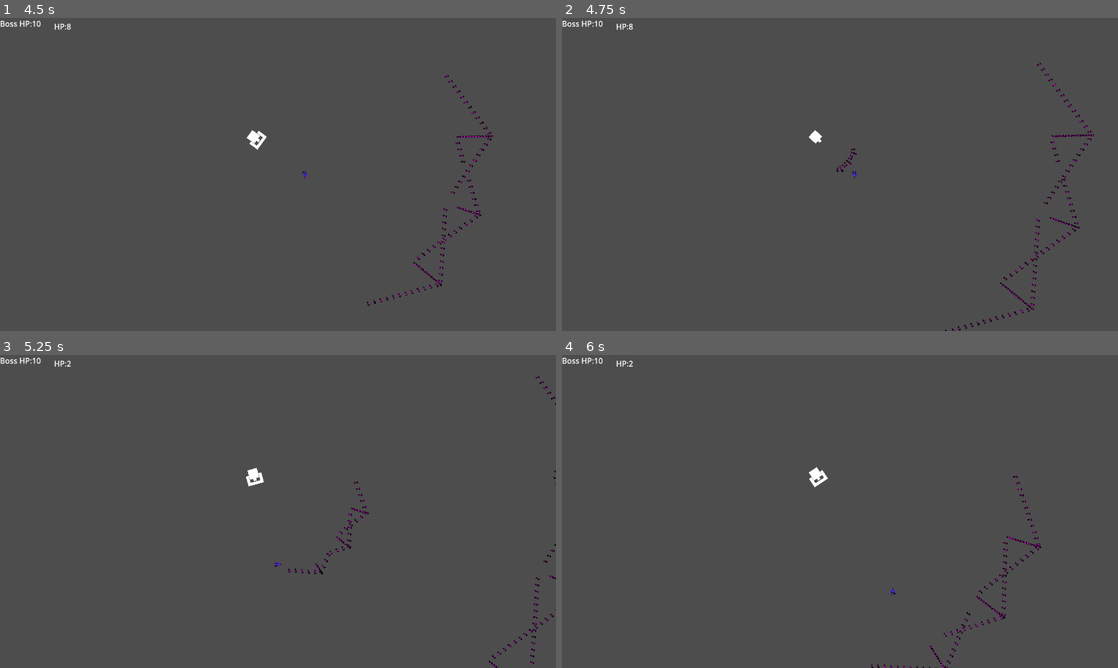
Above: before the commit, frames 1-4 (two rows, left to right).
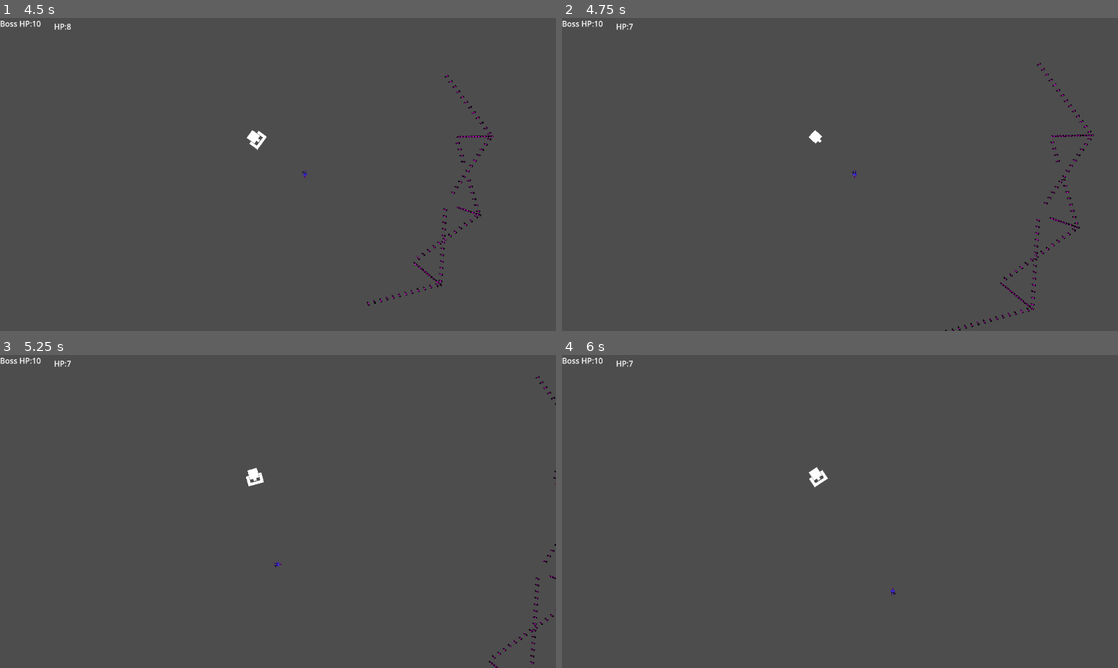
Above: after the commit, the same moments.

Repository: ConquestM/TANKG
Game: Godot game, scene res://Level.tscn
The game is run twice, just before and just after one commit, with the same random seed, the same clock (stepped at 60 frames per second) and the same inputs.
Inputs (mouse positions are in pixels of both pictures, inside the frame that each line leads up to):
- Up to frame 1 (4.5 s): tap Enter at 0.5 s; move the mouse to (400, 158) at 0.52 s; hold Right (ui_right) 0.53-1.28 s; hold Shift (dash) 0.53-1.28 s; move the mouse to (166, 190) at 1.27 s; hold Down (ui_down) 1.28-2.03 s; tap Shift (dash) at 1.35, 2.85, 4.35 s; tap Space at 2 s; move the mouse to (333, 105) at 2.02 s; hold Right (ui_right) 2.03-2.78 s; hold Shift (dash) 2.03-2.78 s; move the mouse to (250, 237) at 2.77 s; hold Up (ui_up) 2.78-3.53 s; move the mouse to (444, 221) at 3.52 s; hold Shift (dash) 3.53-4.28 s; hold Left (ui_left) from 3.53 s (still down); move the mouse to (111, 127) at 4.27 s
- Up to frame 2 (4.75 s): keep holding Left (ui_left)
- Up to frame 3 (5.25 s): move the mouse to (305, 511) at 5.02 s; release Left (ui_left) at 5.03 s; hold Down (ui_down) from 5.03 s (still down); hold Shift (dash) from 5.03 s (still down)
- Up to frame 4 (6 s): move the mouse to (756, 433) at 5.77 s; release Down (ui_down) at 5.78 s; release Shift (dash) at 5.78 s; hold Right (ui_right) from 5.78 s (still down); tap Shift (dash) at 5.85 s

Frame 1 is identical in both runs. In frame 2, less than 0.1% of the frame differs, in the area x 12-53%, y 1-50%; in frame 3, 0.2%; in frame 4, 0.4%, in the area x 12-87%, y 1-100%.

Commit message:
hit box added

Diff:
--- a/BOss1.tscn
+++ b/BOss1.tscn
@@ -16,7 +16,7 @@
 	$Firetimer.start()
 
 func _process(_delta):
-	look_at(get_node(\"/root/Map/PLayer\").global_position)
+	look_at(get_node(\"/root/Map/Player\").global_position)
 
 
 func _on_firetimer_timeout():
@@ -48,7 +48,7 @@
 		$Area2D/Hitbox.disabled = true
 		$Firetimer.start()
 		$Weaktimer.start()
-		Attack = 1
+		Attack = 0
 func _on_weaktimer_timeout():
 	$Area2D.set_visible(true)
 	$Area2D/Hitbox.disabled = false
--- /dev/null
+++ b/Bossbullethitbox.gd
@@ -0,0 +1,11 @@
+extends Area2D
+
+
+# Called when the node enters the scene tree for the first time.
+func _ready():
+	pass # Replace with function body.
+
+
+# Called every frame. 'delta' is the elapsed time since the previous frame.
+func _process(_delta):
+	pass
--- /dev/null
+++ b/Bossbullethitbox.tscn
@@ -0,0 +1,12 @@
+[gd_scene load_steps=3 format=3 uid="uid://dgpm0085oscmx"]
+
+[ext_resource type="Script" path="res://Bossbullethitbox.gd" id="1_2gi1m"]
+
+[sub_resource type="RectangleShape2D" id="RectangleShape2D_fjwph"]
+size = Vector2(473, 3)
+
+[node name="Area2D" type="Area2D"]
+script = ExtResource("1_2gi1m")
+
+[node name="CollisionShape2D" type="CollisionShape2D" parent="."]
+shape = SubResource("RectangleShape2D_fjwph")
--- a/Bullet.tscn
+++ b/Bullet.tscn
@@ -1,6 +1,7 @@
-[gd_scene load_steps=4 format=3 uid="uid://ccuc8cahwt677"]
+[gd_scene load_steps=5 format=3 uid="uid://ccuc8cahwt677"]
 
 [ext_resource type="Script" path="res://scripts/bullet.gd" id="1_b368j"]
+[ext_resource type="PackedScene" uid="uid://dgpm0085oscmx" path="res://Bossbullethitbox.tscn" id="2_vnou6"]
 [ext_resource type="Texture2D" uid="uid://daf3wndrrrwd3" path="res://assets/frame0001.png" id="2_x4ief"]
 
 [sub_resource type="RectangleShape2D" id="RectangleShape2D_qa21a"]
@@ -8,6 +9,7 @@
 
 [node name="Bullet" type="Area2D"]
 script = ExtResource("1_b368j")
+explosion_scene = ExtResource("2_vnou6")
 
 [node name="CollisionShape2D" type="CollisionShape2D" parent="."]
 position = Vector2(-1.75, 0.5)
--- a/Level.tscn
+++ b/Level.tscn
@@ -6,6 +6,9 @@
 [ext_resource type="PackedScene" uid="uid://btij6l30ipepu" path="res://Turret.tscn" id="4_4wdna"]
 
 [node name="Map" type="Node2D"]
+
+[node name="Camera2D" type="Camera2D" parent="."]
+position = Vector2(576, 324)
 
 [node name="CanvasLayer" type="CanvasLayer" parent="."]
 script = ExtResource("1_lcthp")
@@ -23,11 +26,8 @@
 [node name="BOss1" parent="." instance=ExtResource("2_17prt")]
 position = Vector2(525, 246)
 
-[node name="PLayer" parent="." instance=ExtResource("3_j6vdm")]
+[node name="Player" parent="." instance=ExtResource("3_j6vdm")]
 position = Vector2(576, 324)
 
 [node name="Turret" parent="." instance=ExtResource("4_4wdna")]
 position = Vector2(575, 325)
-
-[node name="Camera2D" type="Camera2D" parent="."]
-position = Vector2(576, 324)
--- a/Map.tscn
+++ /dev/null
@@ -1,18 +0,0 @@
-[gd_scene load_steps=4 format=3 uid="uid://da6hll3lnxv8n"]
-
-[ext_resource type="PackedScene" uid="uid://c27rlmxl5mmbk" path="res://Boss1.tscn" id="1_44r17"]
-[ext_resource type="Script" path="res://scripts/Map.gd" id="1_ohdfg"]
-[ext_resource type="PackedScene" uid="uid://cou1mvn4ls013" path="res://Player.tscn" id="2_ohlcj"]
-
-
-[node name="Map" type="Node2D"]
-script = ExtResource("1_ohdfg")
-
-[node name="BOss1" parent="." instance=ExtResource("1_44r17")]
-position = Vector2(575, 324)
-
-[node name="PLayer" parent="." instance=ExtResource("2_ohlcj")]
-position = Vector2(490, 329)
-
-[node name="Camera2D" type="Camera2D" parent="."]
-position = Vector2(576, 324)
--- a/Player.tscn
+++ b/Player.tscn
@@ -12,9 +12,6 @@
 script = ExtResource("1_d284k")
 bullet_scene = ExtResource("2_6qqvt")
 metadata/Player = false
-
-[node name="BulletSpawn" type="Node2D" parent="."]
-position = Vector2(78, 0)
 
 [node name="CollisionShape2D" type="CollisionShape2D" parent="."]
 position = Vector2(0, 1)
--- a/Turret.tscn
+++ b/Turret.tscn
@@ -2,7 +2,6 @@
 
 [ext_resource type="Script" path="res://scripts/turret.gd" id="1_jcj7l"]
 [ext_resource type="PackedScene" uid="uid://ccuc8cahwt677" path="res://Bullet.tscn" id="2_6u6vq"]
-
 
 [node name="Turret" type="Node2D"]
 script = ExtResource("1_jcj7l")
--- a/scripts/Megabullet.gd
+++ b/scripts/Megabullet.gd
@@ -11,7 +11,7 @@
 func _on_meiosis_timeout():
 	var megabulletb = megabulletb_scene	.instantiate()
 	add_sibling(megabulletb)
-	megabulletb.global_position =global_position
+	megabulletb.global_position = global_position
 	megabulletb.rotation = global_rotation
 
 	var megabullet2b = megabulletb_scene.instantiate()
@@ -38,11 +38,9 @@
 		queue_free()
 	if area.has_meta("Player") and not friendly:
 		global.HP -= 1
-		print("pd")
 		queue_free()
 	if area.has_meta("Boss") and friendly:
 		global.BossHP -= 1
-		print("bd")
 		queue_free()
 func _on_Apoptosis_timeout():
 	queue_free()
--- a/scripts/Megabullet2.gd
+++ b/scripts/Megabullet2.gd
@@ -20,9 +20,7 @@
 		queue_free()
 	if area.has_meta("Player") and not friendly:
 		global.HP -= 1
-		print("pd")
 		queue_free()
 	if area.has_meta("Boss") and friendly:
 		global.BossHP -= 1
-		print("bd")
 		queue_free()
--- a/scripts/Megabulletb.gd
+++ b/scripts/Megabulletb.gd
@@ -35,9 +35,7 @@
 		queue_free()
 	if area.has_meta("Player") and not friendly:
 		global.HP -= 2
-		print("pd")
 		queue_free()
 	if area.has_meta("Boss") and friendly:
 		global.BossHP -= 1
-		print("bd")
 		queue_free()
--- a/scripts/bullet.gd
+++ b/scripts/bullet.gd
@@ -1,5 +1,5 @@
 extends Area2D
-
+@export var explosion_scene: PackedScene
 @onready var global = get_node("/root/global")
 
 var speed = 500
@@ -8,7 +8,11 @@
 var friendly = false
 # Called when the node enters the scene tree for the first time.
 func _ready():
-	pass # Replace with function body.
+	if not friendly:
+		var hitbox = explosion_scene.instantiate()
+		hitbox.global_position = get_node("/root/Map/Player").global_position
+		hitbox.rotation = rotation+1.5
+		add_sibling(hitbox)
 
 
 # Called every frame. 'delta' is the elapsed time since the previous frame.
@@ -22,9 +26,8 @@
 		queue_free()
 	if area.has_meta("Player") and not friendly:
 		global.HP -= 1
-		print("pd")
 		queue_free()
 	if area.has_meta("Boss") and friendly:
 		global.BossHP -= 1
-		print("bd")
 		queue_free()
+	#if area.has_meta("Boss") and not friendly:
--- a/scripts/player.gd
+++ b/scripts/player.gd
@@ -59,9 +59,9 @@
 			rotation_degrees = 135
 	move_and_slide()
 	global_position.x = clamp(global_position.x, 0, screen_size.x
-	 / get_parent().get_child(-1).zoom.x)
+	 / get_parent().get_child(0).zoom.x)
 	global_position.y = clamp(global_position.y, 0, screen_size.y
-	 / get_parent().get_child(-1).zoom.y)
+	 / get_parent().get_child(0).zoom.y)
 	if Input.is_action_just_pressed("dash"):
 		if can_dash:
 			_dash()
--- a/scripts/turret.gd
+++ b/scripts/turret.gd
@@ -15,7 +15,7 @@
 		_shoot()
 		can_shoot = false
 		$Timer.start()
-	position = get_node("/root/Map/PLayer").global_position
+	position = get_node("/root/Map/Player").global_position
 
 func _shoot():
 	var bullet = bullet_scene.instantiate()
